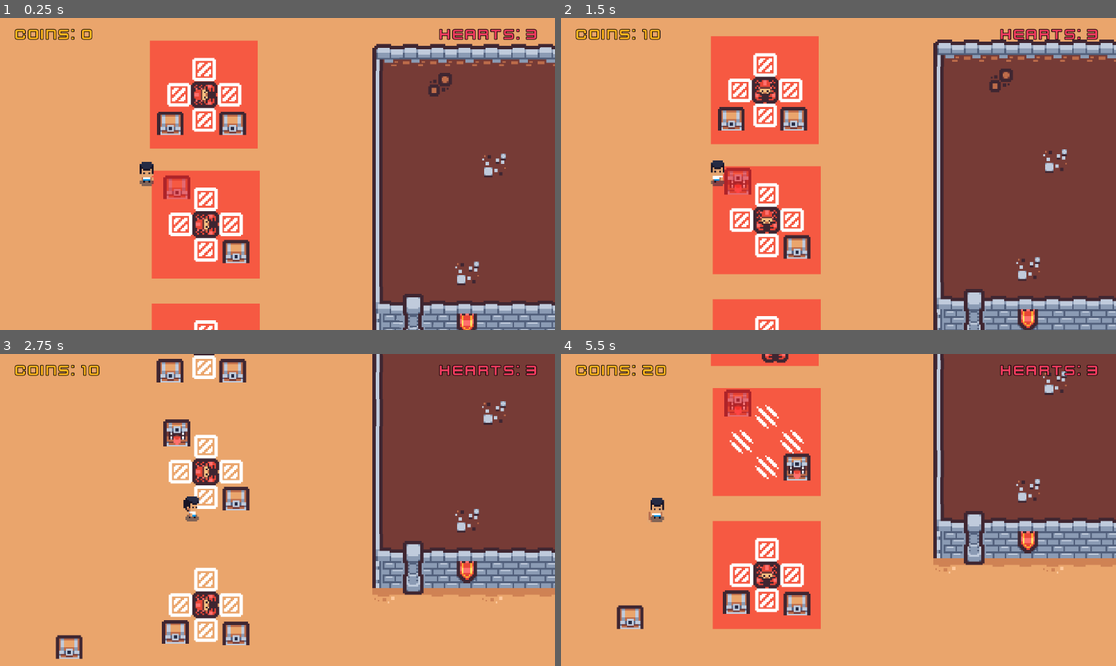
Above: before the commit, frames 1-4 (two rows, left to right).
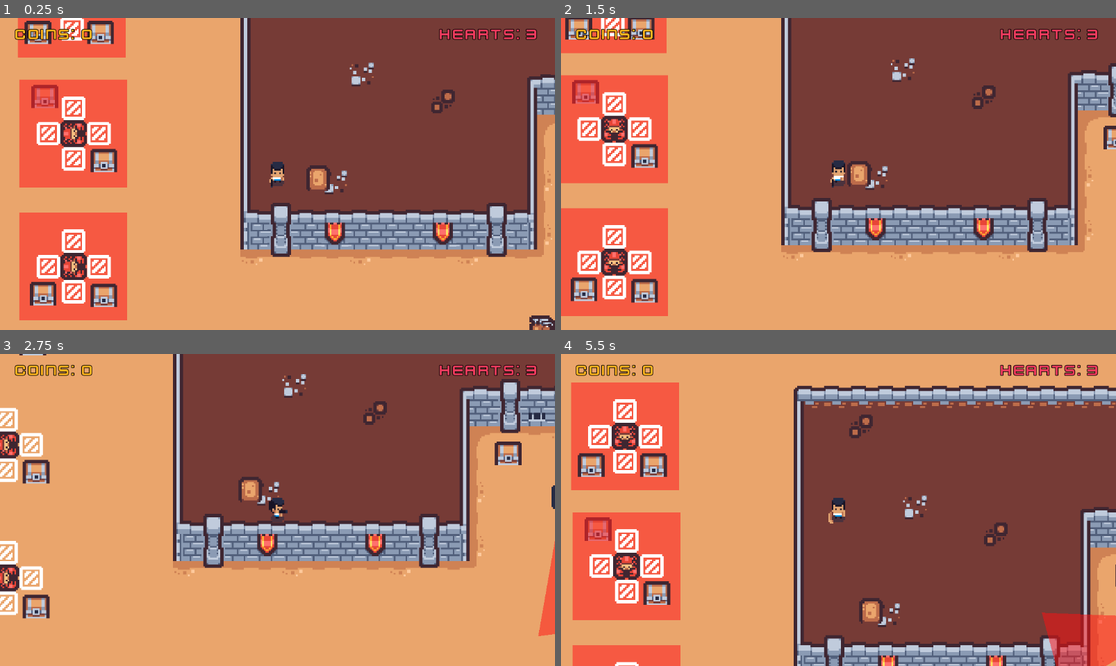
Above: after the commit, the same moments.

Repository: ki8yk8/game-dev-resolution
Game: Godot game, scene res://scenes/game_play.tscn
The game is run twice, just before and just after one commit, with the same random seed, the same clock (stepped at 60 frames per second) and the same inputs.
Inputs (mouse positions are in pixels of both pictures, inside the frame that each line leads up to):
- Up to frame 1 (0.25 s): no input
- Up to frame 2 (1.5 s): tap Enter at 0.5 s; move the mouse to (960, 158) at 0.52 s; hold D (right) 0.53-1.28 s; tap Space (action) at 0.6 s; click (960, 158) at 0.67 s; move the mouse to (727, 189) at 1.27 s; hold Down (down) from 1.28 s (still down); tap Alt at 1.35 s
- Up to frame 3 (2.75 s): move the mouse to (333, 441) at 2.02 s; release Down (down) at 2.03 s; hold D (right) from 2.03 s (still down); tap Shift at 2.1 s
- Up to frame 4 (5.5 s): move the mouse to (810, 572) at 2.77 s; release D (right) at 2.78 s; hold Up (up) 2.78-3.53 s; tap one key every 0.75 s from 2.85 s: Space (action) Alt Shift Space (action); click (810, 572) at 2.92 s; move the mouse to (1005, 556) at 3.52 s; hold A (left) 3.53-5.03 s; move the mouse to (672, 463) at 4.27 s; move the mouse to (866, 510) at 5.02 s; hold Down (down) from 5.03 s (still down); click (866, 510) at 5.17 s

The runs differ from the first frame. In frame 1, 67% of the frame differs, in the area x 3-100%, y 0-100%; in frame 2, 69%; in frame 3, 46%; in frame 4, 69%, in the area x 1-100%, y 0-100%.

Commit message:
player will carry the gun inside the shooting range

Diff:
--- a/scenes/breakable_wall.tscn
+++ b/scenes/breakable_wall.tscn
@@ -1,5 +1,6 @@
 [gd_scene format=3 uid="uid://cmgl2ucndpj0h"]
 
+[ext_resource type="Script" uid="uid://dp8b26cehr8h3" path="res://scripts/breakable_wall.gd" id="1_ba5p1"]
 [ext_resource type="Texture2D" uid="uid://6bw8exb71kll" path="res://assets/png/dungeon/tilemap.png" id="1_qx4r1"]
 
 [sub_resource type="AtlasTexture" id="AtlasTexture_ba5p1"]
@@ -9,10 +10,23 @@
 [sub_resource type="RectangleShape2D" id="RectangleShape2D_odehn"]
 size = Vector2(16, 16)
 
+[sub_resource type="RectangleShape2D" id="RectangleShape2D_ba5p1"]
+size = Vector2(16, 16)
+
 [node name="BreakableWall" type="StaticBody2D" unique_id=1620579031]
+collision_layer = 32
+collision_mask = 2
+script = ExtResource("1_ba5p1")
 
 [node name="Sprite2D" type="Sprite2D" parent="." unique_id=1239691059]
 texture = SubResource("AtlasTexture_ba5p1")
 
 [node name="CollisionShape2D" type="CollisionShape2D" parent="." unique_id=992231989]
 shape = SubResource("RectangleShape2D_odehn")
+
+[node name="Area2D" type="Area2D" parent="." unique_id=957144945]
+
+[node name="CollisionShape2D" type="CollisionShape2D" parent="Area2D" unique_id=1250534896]
+shape = SubResource("RectangleShape2D_ba5p1")
+
+[connection signal="body_entered" from="Area2D" to="." method="_on_area_2d_body_entered"]
--- a/scenes/bullet.tscn
+++ b/scenes/bullet.tscn
@@ -1,15 +1,24 @@
 [gd_scene format=3 uid="uid://dtclgpudk4ih3"]
 
-[sub_resource type="RectangleShape2D" id="RectangleShape2D_h1aey"]
-size = Vector2(4, 4)
+[ext_resource type="Script" uid="uid://cg3cmnnpodqq1" path="res://scripts/bullet.gd" id="1_mkf8s"]
+
+[sub_resource type="CircleShape2D" id="CircleShape2D_h1aey"]
+radius = 2.0
 
 [node name="Bullet" type="Area2D" unique_id=1249665967]
-collision_mask = 32
+collision_layer = 32
+collision_mask = 0
+script = ExtResource("1_mkf8s")
 
 [node name="CollisionShape2D" type="CollisionShape2D" parent="." unique_id=147167015]
 position = Vector2(7, 1)
-shape = SubResource("RectangleShape2D_h1aey")
+shape = SubResource("CircleShape2D_h1aey")
 
 [node name="Polygon2D" type="Polygon2D" parent="." unique_id=1067115832]
 color = Color(0.9434528, 0.23599228, 0, 1)
 polygon = PackedVector2Array(0, 0, 0, 0.99317074, 0, 2, 6, 2, 8, 1, 6, 0)
+
+[node name="BulletTimer" type="Timer" parent="." unique_id=1469916726]
+wait_time = 3.0
+
+[connection signal="timeout" from="BulletTimer" to="." method="_on_bullet_timer_timeout"]
--- a/scenes/game_play.tscn
+++ b/scenes/game_play.tscn
@@ -25,6 +25,7 @@
 [ext_resource type="FontFile" uid="uid://cl0lsa2i5yuru" path="res://assets/font/Kenney Future.ttf" id="23_xaioq"]
 [ext_resource type="PackedScene" uid="uid://bwrlwfb8e4drp" path="res://scenes/survive_attack.tscn" id="24_rygmw"]
 [ext_resource type="PackedScene" uid="uid://omj1cdwyqirn" path="res://scenes/scorpion_trap.tscn" id="25_jcoka"]
+[ext_resource type="PackedScene" uid="uid://cmgl2ucndpj0h" path="res://scenes/breakable_wall.tscn" id="26_yqh82"]
 
 [sub_resource type="WorldBoundaryShape2D" id="WorldBoundaryShape2D_0dypk"]
 distance = -290.0
@@ -590,7 +591,7 @@
 [node name="Player" parent="." unique_id=1116653195 instance=ExtResource("2_swo0f")]
 unique_name_in_owner = true
 z_index = 2
-position = Vector2(-150, 397)
+position = Vector2(6, 451)
 
 [node name="Camera2D" type="Camera2D" parent="Player" unique_id=1878565070]
 zoom = Vector2(3.5, 3.5)
@@ -1450,3 +1451,15 @@
 
 [node name="Treasure5" parent="ScorpionTraps" unique_id=982351544 instance=ExtResource("4_hm83i")]
 position = Vector2(-97, 522)
+
+[node name="ShootingRange" type="Area2D" parent="." unique_id=1882459381]
+collision_mask = 2
+
+[node name="BreakableWall" parent="ShootingRange" unique_id=1620579031 instance=ExtResource("26_yqh82")]
+position = Vector2(30, 454)
+
+[node name="CollisionPolygon2D" type="CollisionPolygon2D" parent="ShootingRange" unique_id=1679947479]
+polygon = PackedVector2Array(-11, 471, -11, 329, 411, 330, 411, 473, 277, 473, 277, 392, 152, 392, 152, 471)
+
+[connection signal="body_entered" from="ShootingRange" to="." method="_on_shooting_range_body_entered"]
+[connection signal="body_exited" from="ShootingRange" to="." method="_on_shooting_range_body_exited"]
--- a/scenes/player.tscn
+++ b/scenes/player.tscn
@@ -828,7 +828,7 @@
 
 [node name="Player" type="CharacterBody2D" unique_id=1116653195]
 collision_layer = 2
-collision_mask = 17
+collision_mask = 49
 script = ExtResource("1_lw0jh")
 
 [node name="AnimatedSprite2D" type="AnimatedSprite2D" parent="." unique_id=1627868931]
--- /dev/null
+++ b/scripts/breakable_wall.gd
@@ -0,0 +1,7 @@
+extends StaticBody2D
+
+func _on_area_2d_body_entered(body: Node2D) -> void:
+	if body is Bullet:
+		# remove the body
+		queue_free()
+		body.queue_free()
--- /dev/null
+++ b/scripts/bullet.gd
@@ -0,0 +1,10 @@
+extends Area2D
+class_name Bullet
+
+@onready var bulletTimer: Timer = $BulletTimer
+
+func _process(delta: float) -> void:
+	position += Vector2(10, 0).rotated(rotation)
+
+func _on_bullet_timer_timeout() -> void:
+	queue_free()
--- a/scripts/game_play.gd
+++ b/scripts/game_play.gd
@@ -30,3 +30,11 @@
 		player.die()
 	# render each time
 	_render()
+
+func _on_shooting_range_body_entered(body: Node2D) -> void:
+	if body is Player:
+		body.hasGun = true
+
+func _on_shooting_range_body_exited(body: Node2D) -> void:
+	if body is Player:
+		body.hasGun = false
Not shown, added: scripts/breakable_wall.gd.uid
Not shown, added: scripts/bullet.gd.uid
Empty file added: scripts/shooting_range.gd
Not shown, added: scripts/shooting_range.gd.uid
